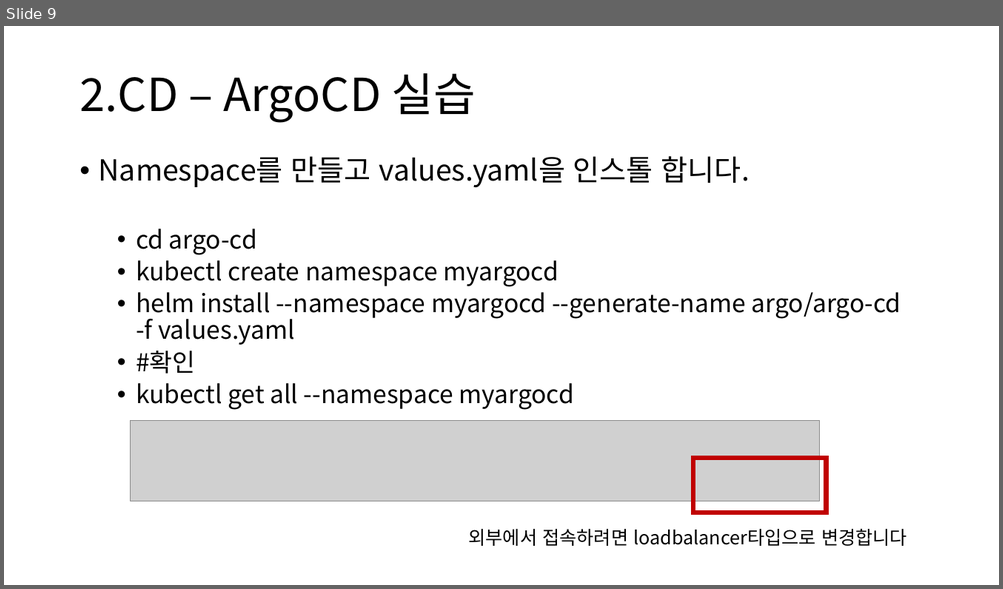
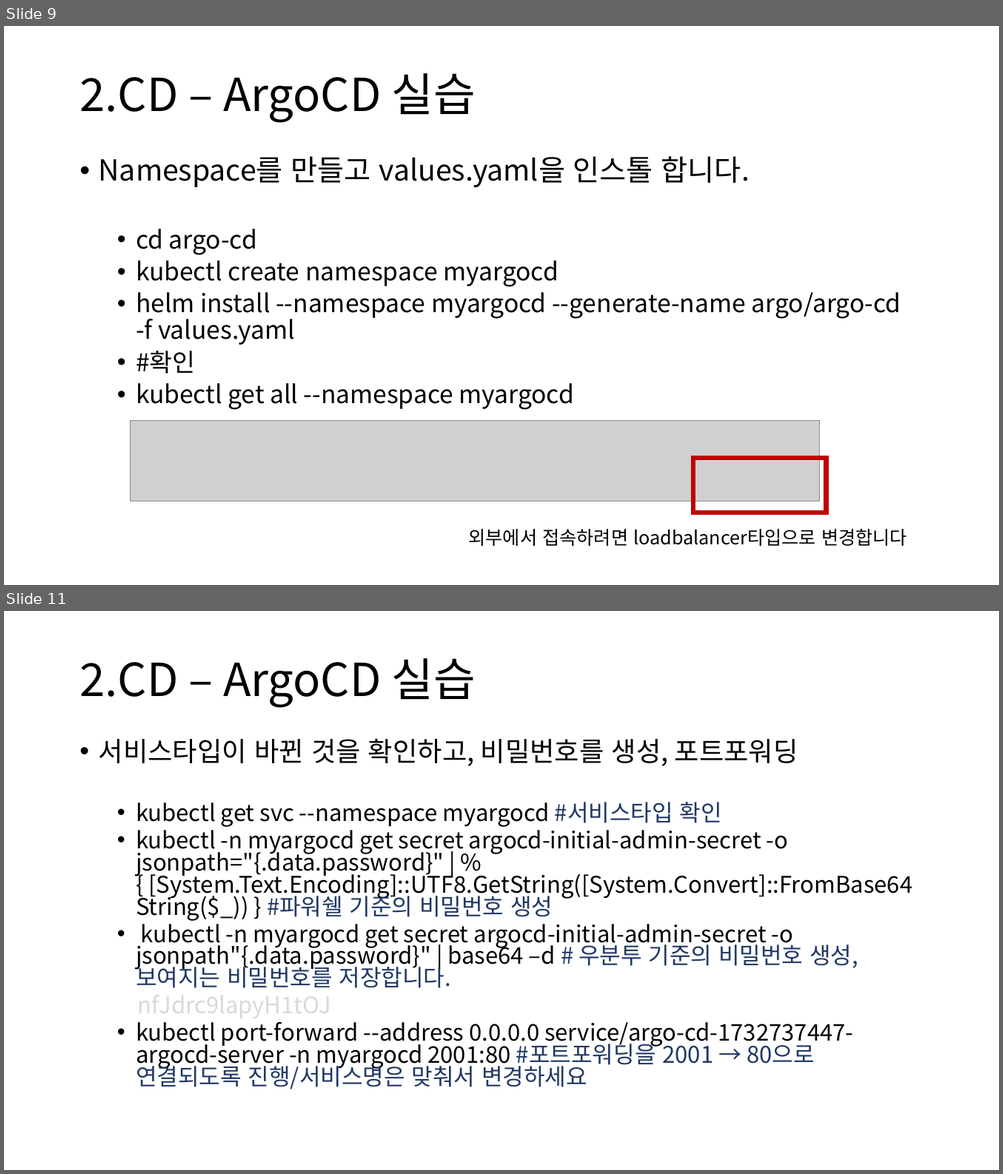
Before and after one commit to truthsj/ds4th_study, a slide deck: source/도커심화_한권으로_배우는_도커_&_쿠버네티스/ch11_깃허브 액션과 ArgoCD를 활용한 CICD.pptx. Shown one above the other, each under a label of ours: slide 9 before the commit, slides 9 and 11 after it; the slides between them are not shown. The pictures are 1003x589 and 1003x1174 pixels, drawn with LibreOffice and Linux fonts; fonts in the diff are those of the drawing; grey boxes stand for pictures. Boxes give left, top, right and bottom in pixels: in the first picture for what was removed or moved away, otherwise in the second. Text is boxed around its words. In the diff, an @@ line names an element or a change of style, - is before the commit and + after.

```diff
--- a/source/도커심화_한권으로_배우는_도커_&_쿠버네티스/ch11_깃허브 액션과 ArgoCD를 활용한 CICD.pptx
+++ b/source/도커심화_한권으로_배우는_도커_&_쿠버네티스/ch11_깃허브 액션과 ArgoCD를 활용한 CICD.pptx
@@ slide 11 added at [4, 611, 999, 1170], background #FFFFFF @@
@@ title added at [79, 658, 475, 708], 44 pt, text #000000 @@
+2.CD – ArgoCD 실습
@@ text added at [99, 738, 912, 1090], 22.2 pt, text #000000 @@
+• 서비스타입이 바뀐 것을 확인하고, 비밀번호를 생성, 포트포워딩
+  • kubectl get svc --namespace myargocd #서비스타입 확인
+  • kubectl -n myargocd get secret argocd-initial-admin-secret -o jsonpath="{.data.password}" | % { [System.Text.Encoding]::UTF8.GetString([System.Convert]::FromBase64String($_)) } #파워쉘 기준의 비밀번호 생성
+  • kubectl -n myargocd get secret argocd-initial-admin-secret -o jsonpath"{.data.password}" | base64 –d # 우분투 기준의 비밀번호 생성, 보여지는 비밀번호를 저장합니다.
+  nfJdrc9lapyH1tOJ
+  • kubectl port-forward --address 0.0.0.0 service/argo-cd-1732737447-argocd-server -n myargocd 2001:80 #포트포워딩을 2001 → 80으로 연결되도록 진행/서비스명은 맞춰서 변경하세요
```
Also in this commit, not shown: 1 slide changed, 11 other slides added.
